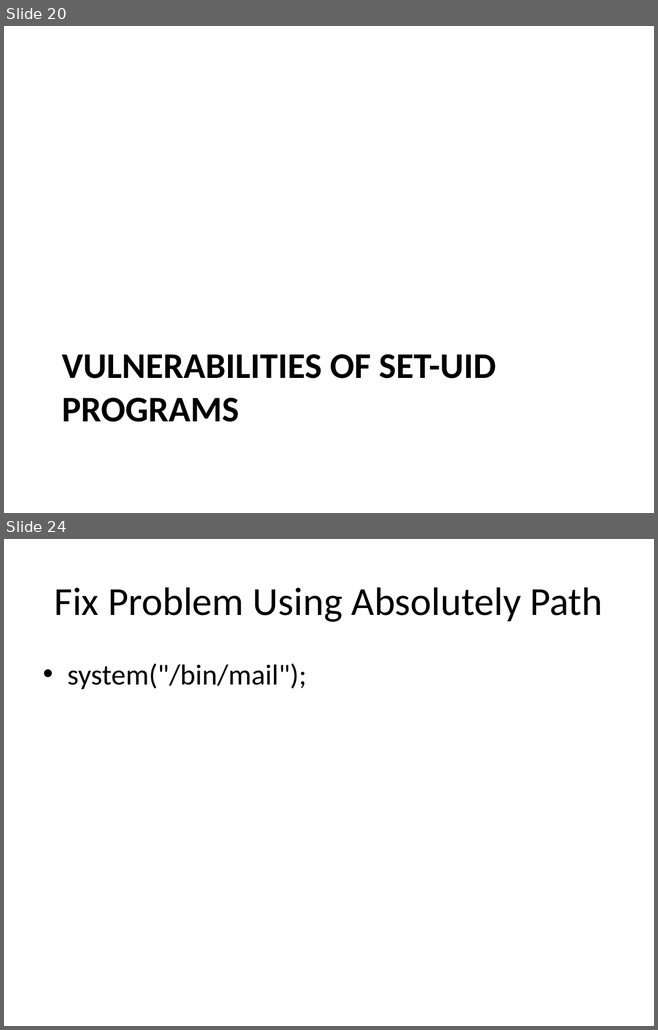
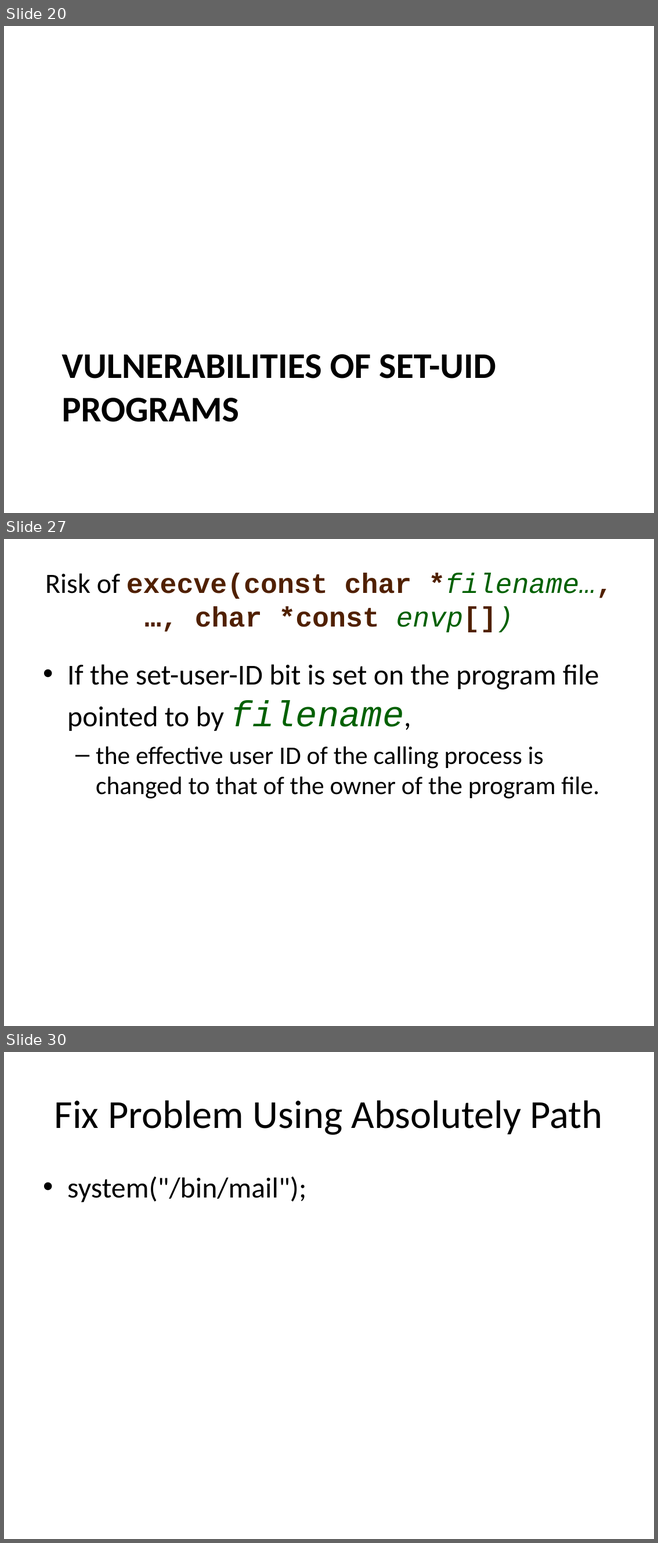
Before and after one commit to Bowie-State-University/CS-Courses, a slide deck: COSC402_545_Software_OS_Security/MyPPTs/2_setUID/5_set-UID/Set-UID Privileged Programs.pptx. Shown one above the other, each under a label of ours: slides 20 and 24 before the commit, slides 20, 27 and 30 after it; the slides between them are not shown. The pictures are 658x1030 and 658x1543 pixels, drawn with LibreOffice and Linux fonts; fonts in the diff are those of the drawing. Boxes give left, top, right and bottom in pixels: in the first picture for what was removed or moved away, otherwise in the second. Text is boxed around its words. In the diff, an @@ line names an element or a change of style, - is before the commit and + after.

```diff
--- a/COSC402_545_Software_OS_Security/MyPPTs/2_setUID/5_set-UID/Set-UID Privileged Programs.pptx
+++ b/COSC402_545_Software_OS_Security/MyPPTs/2_setUID/5_set-UID/Set-UID Privileged Programs.pptx
@@ slide 27 added at <box>4,539,654,1026</box>, background #FFFFFF @@
@@ title added at <box>45,573,612,632</box>, 31 pt, text #502000, bold @@
+Risk of execve(const char *filename…, …, char *const envp[])
@@ text added at <box>67,664,599,799</box>, 28 pt, text #000000 @@
+• If the set-user-ID bit is set on the program file pointed to by filename,
+  – the effective user ID of the calling process is changed to that of the owner of the program file.
@@ what was slide 24 is now slide 30 @@
```
Also in this commit, not shown: 7 slides changed, 6 other slides added, 1 other file.
